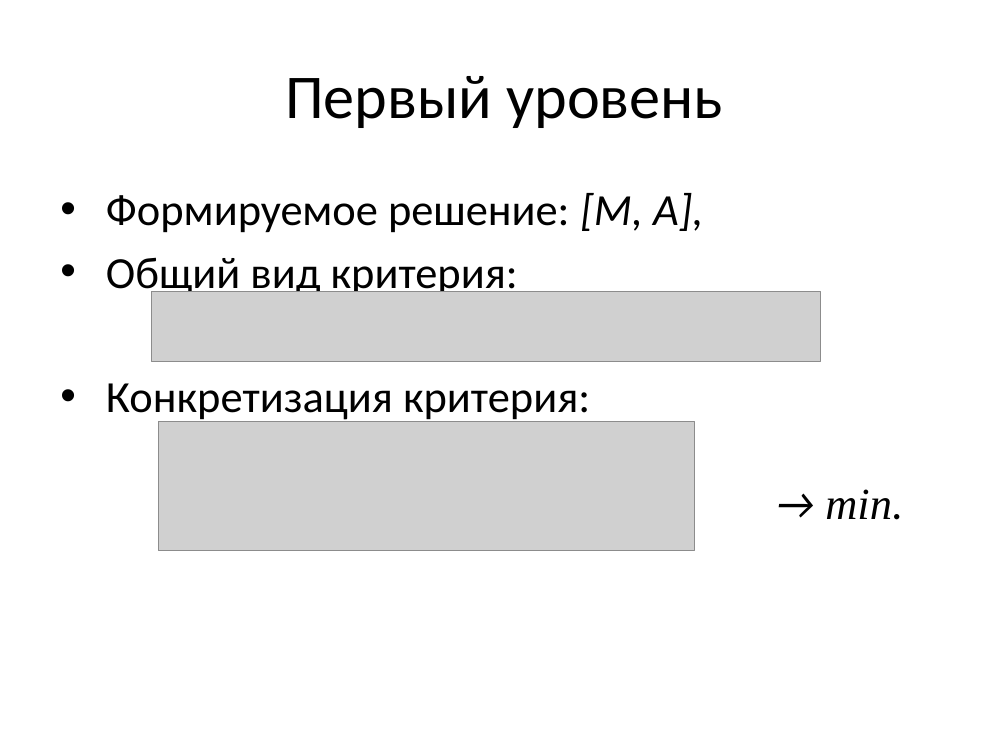
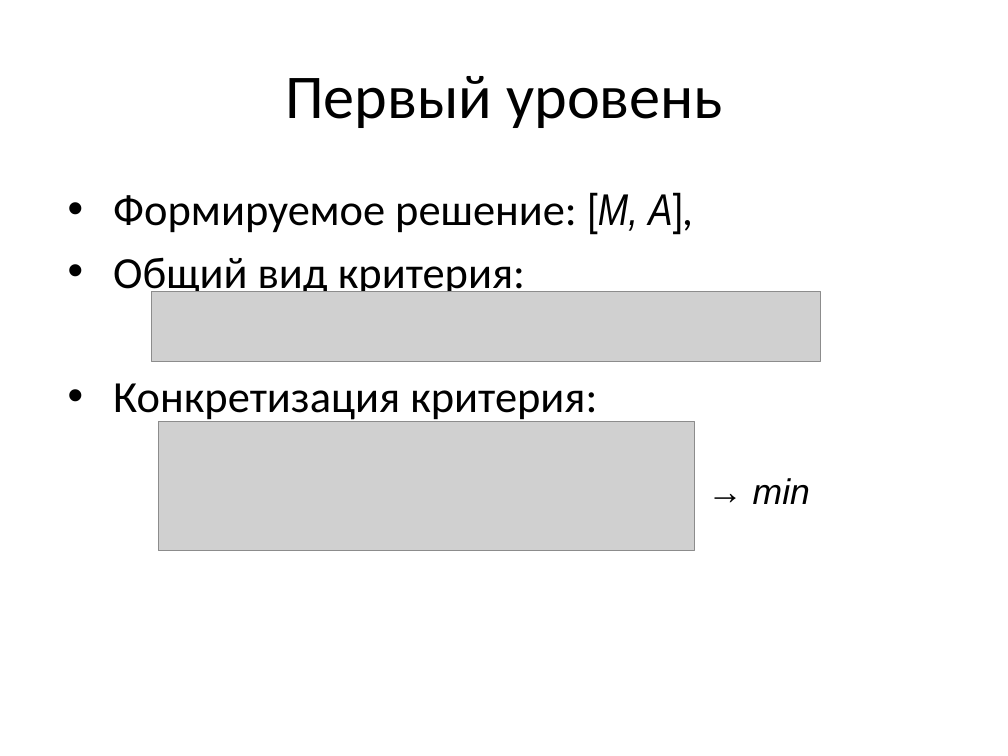
Before and after one commit to sasha2567/diplom, a slide deck: slide 10 of К защите/Саша/В диплом/На защиту/На защиту.pptx (slide 11 before the commit). Drawn at 1008x756 pixels with LibreOffice and Linux fonts; fonts in the diff are those of the drawing; grey boxes stand for pictures. Boxes give left, top, right and bottom in pixels: in the first picture for what was removed or moved away, otherwise in the second. Text is boxed around its words. In the diff, an @@ line names an element or a change of style, - is before the commit and + after.

```diff
--- a/К защите/Саша/В диплом/На защиту/На защиту.pptx
+++ b/К защите/Саша/В диплом/На защиту/На защиту.pptx
@@ text "Формируемое решение: [М, А],": place and size @@
-text "Формируемое решение: [М, А]," at <box>106,193,903,520</box>
+text "Формируемое решение: [М, А]," at <box>113,192,694,423</box>
@@ text at <box>113,192,694,234</box>: font Calibri to Arial Narrow, italic off in "[М, А]," @@
@@ text at <box>113,383,597,423</box>: text changed @@
-• Конкретизация критерия:
-  → min.
+• Конкретизация критерия:
@@ text added at <box>753,478,810,504</box>, 28 pt, text #000000, italic @@
+→ min
```
Also in this commit, not shown: 3 other slides changed, 1 slide added, 5 slides removed, 5 other files.
